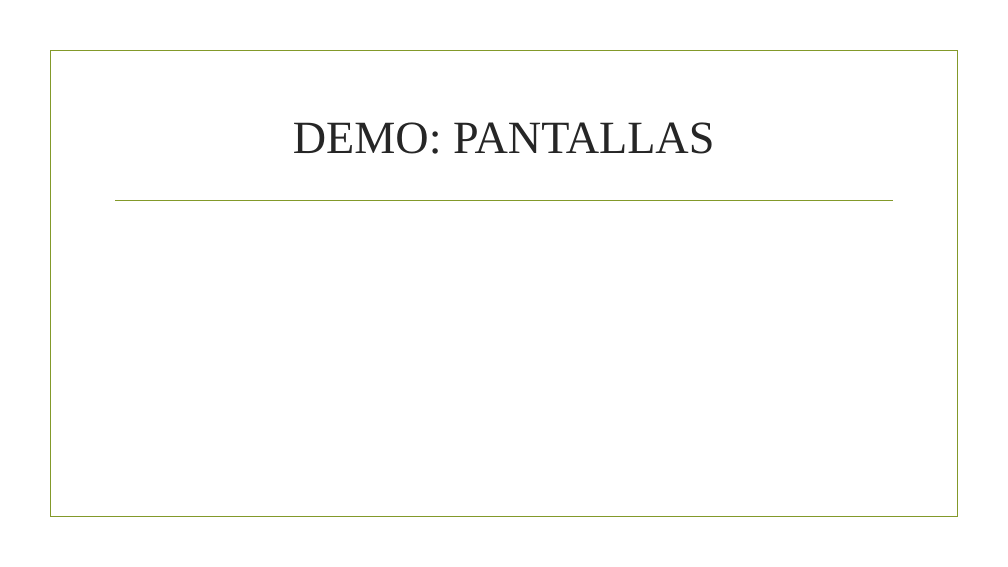
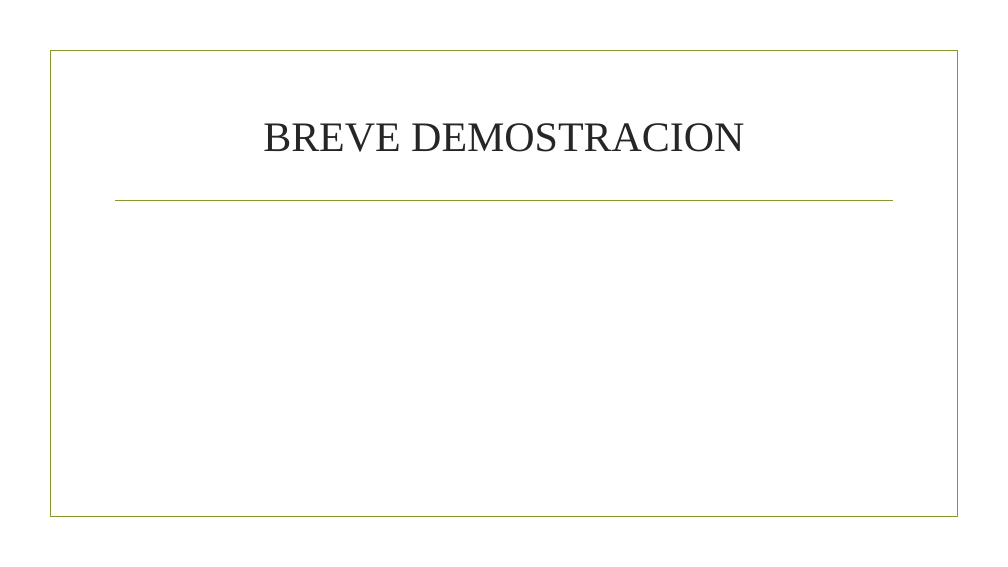
Before and after one commit to karin-romero/WT-Project, a slide deck: slide 9 of group6/Voto_Presentacion.pptx. Drawn at 1008x567 pixels with LibreOffice and Linux fonts; fonts in the diff are those of the drawing; background and template pictures are left out. Boxes give left, top, right and bottom in pixels: in the first picture for what was removed or moved away, otherwise in the second. Text is boxed around its words. In the diff, an @@ line names an element or a change of style, - is before the commit and + after.

```diff
--- a/group6/Voto_Presentacion.pptx
+++ b/group6/Voto_Presentacion.pptx
@@ title at [263,123,744,152]: text changed; size 44 to 40 pt @@
-DEMO: PANTALLAS
+BREVE DEMOSTRACION
```
Also in this commit, not shown: 2 other slides changed.
